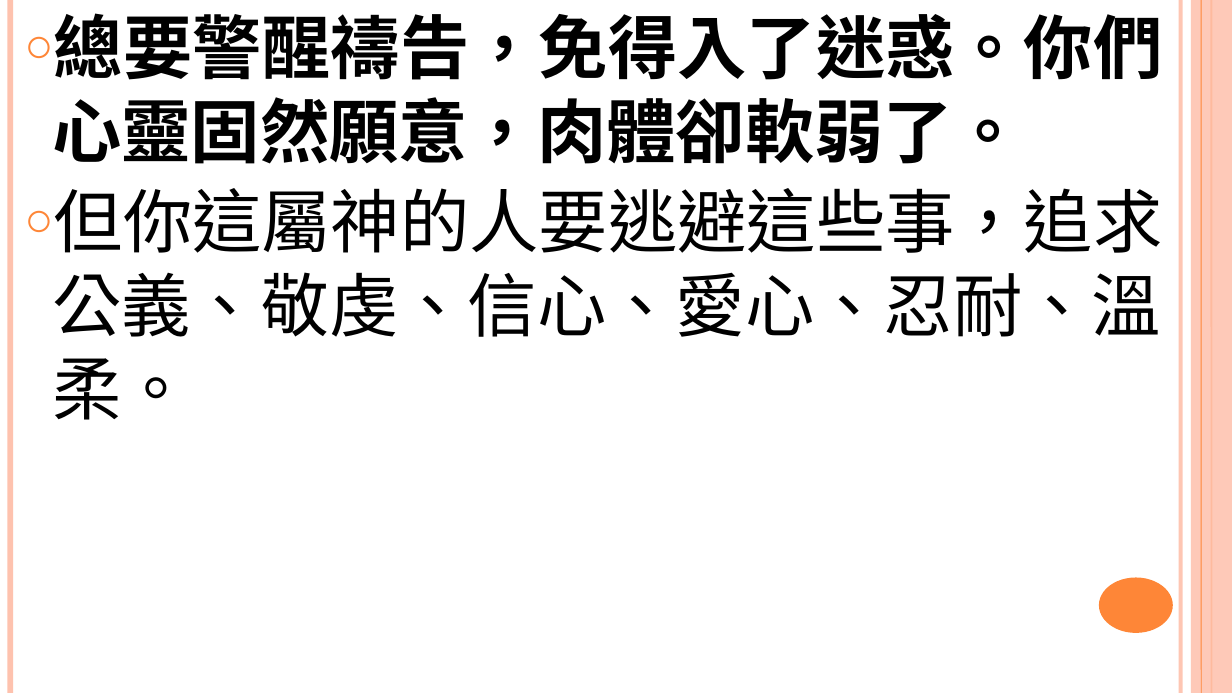
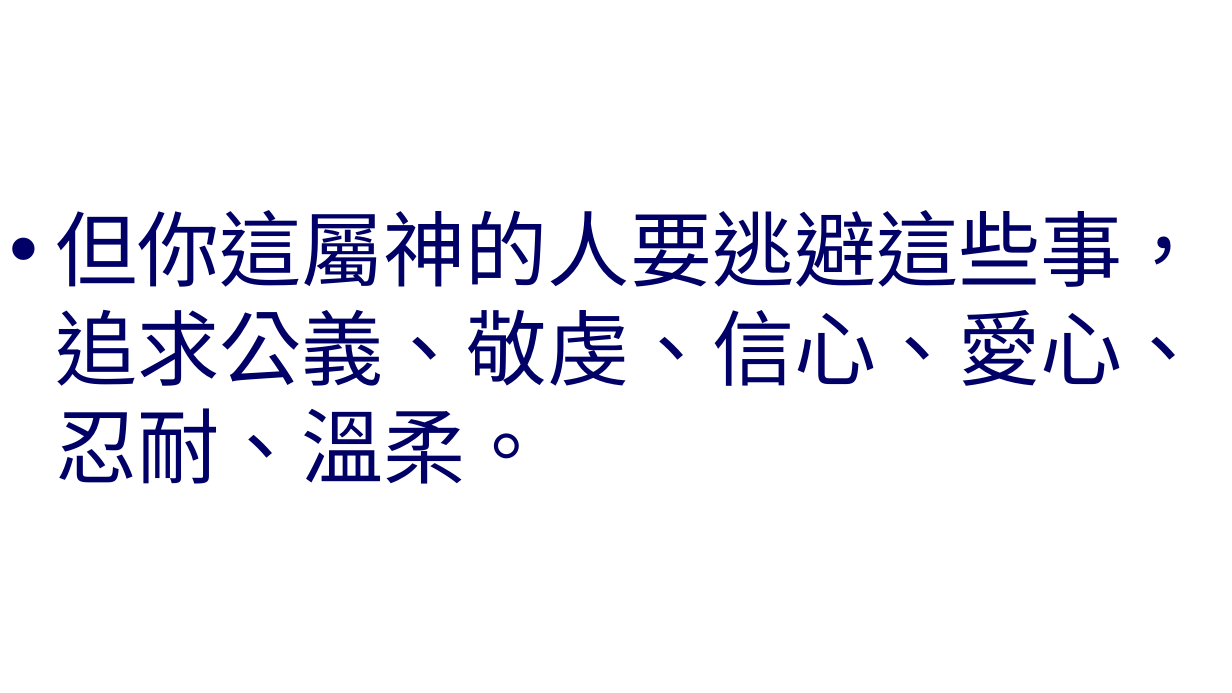
Before and after one commit to batisuoc/worship-resources, a slide deck: slide 7 of 53屬靈儆醒.pptx (slide 6 before the commit). Drawn at 1232x693 pixels with LibreOffice and Linux fonts; fonts in the diff are those of the drawing; background and template pictures are left out. Boxes give left, top, right and bottom in pixels: in the first picture for what was removed or moved away, otherwise in the second. Text is boxed around its words. In the diff, an @@ line names an element or a change of style, - is before the commit and + after.

```diff
--- a/53屬靈儆醒.pptx
+++ b/53屬靈儆醒.pptx
@@ text "但你這屬神的人要逃避這些事，追求公義、敬虔、信心、愛心、忍耐、溫柔。": place and size @@
-text "但你這屬神的人要逃避這些事，追求公義、敬虔、信心、愛心、忍耐、溫柔。" at (52,13,1163,420)
+text "但你這屬神的人要逃避這些事，追求公義、敬虔、信心、愛心、忍耐、溫柔。" at (55,210,1204,484)
@@ text "但你這屬神的人要逃避這些事，追求公義、敬虔、信心、愛心、忍耐、溫柔。" at (55,210,1204,484): size 54 to 64 pt, text colour #000000 to #000066; bullet ○ to •; more space between paragraphs; vertical alignment top to middle @@
@@ line removed from (10, 0) to (10, 693) @@
@@ text at (52,13,1163,164): paragraph removed @@
-○ 總要警醒禱告，免得入了迷惑。你們心靈固然願意，肉體卻軟弱了。
@@ line removed from (1181, 0) to (1181, 693) @@
@@ rectangle removed at (1191,0,1232,693) @@
@@ line removed from (1202, 0) to (1202, 693) @@
@@ line removed from (1212, 0) to (1212, 693) @@
@@ ellipse removed at (1099,578,1173,633) @@
```
Also in this commit, not shown: 6 other slides changed, 1 slide added.
